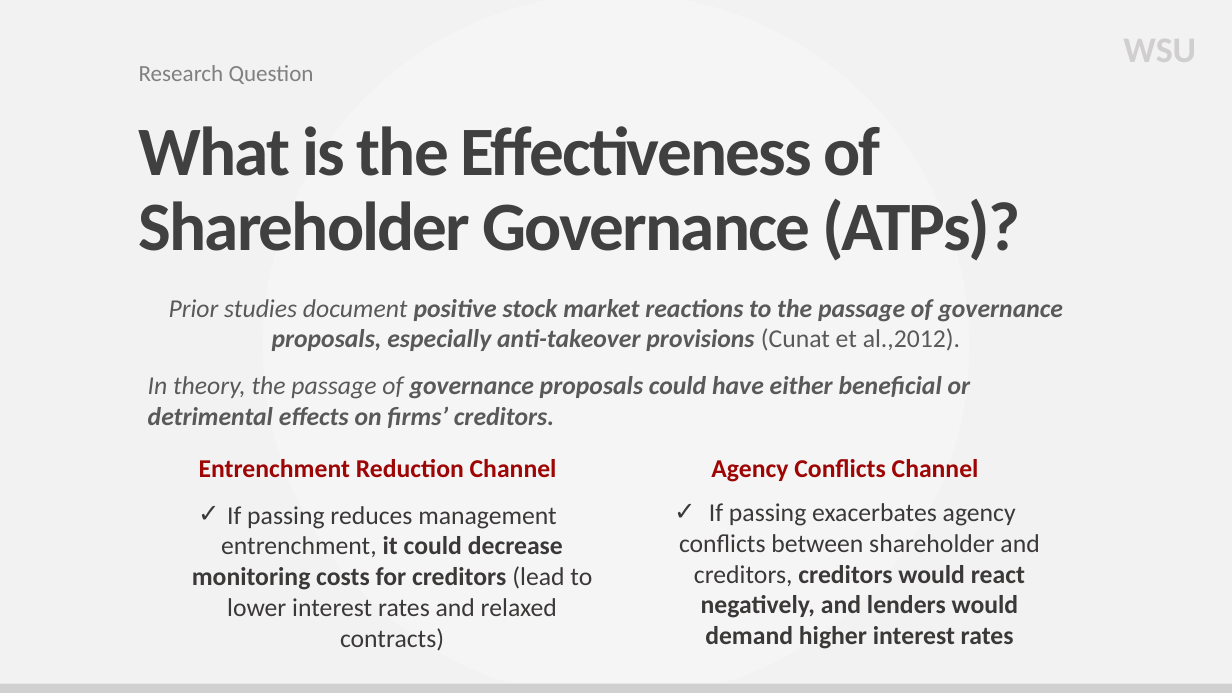
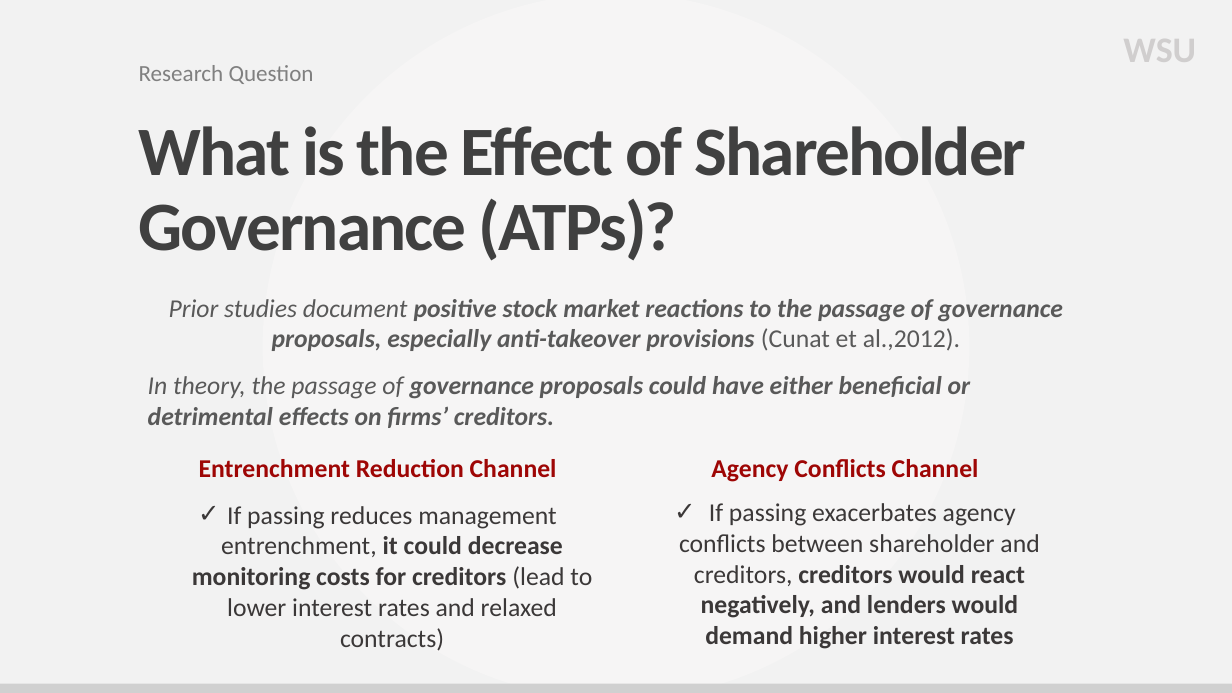
Before and after one commit to adam-bozman/my-apero, a slide deck: slide 14 of content/talks/Financial Economics Seminar 2023/files/atp-cost-of-borrowing_disloyal-managers.pptx. Drawn at 1232x693 pixels with LibreOffice and Linux fonts; fonts in the diff are those of the drawing; grey boxes stand for pictures; background and template pictures are left out. Boxes give left, top, right and bottom in pixels: in the first picture for what was removed or moved away, otherwise in the second. Text is boxed around its words. In the diff, an @@ line names an element or a change of style, - is before the commit and + after.

Commit message:
typos

```diff
--- a/content/talks/Financial Economics Seminar 2023/files/atp-cost-of-borrowing_disloyal-managers.pptx
+++ b/content/talks/Financial Economics Seminar 2023/files/atp-cost-of-borrowing_disloyal-managers.pptx
@@ title at (x1=139, y1=126, x2=1027, y2=261): text changed @@
-What is the Effectiveness of Shareholder Governance (ATPs)?
+What is the Effect of Shareholder Governance (ATPs)?
```
